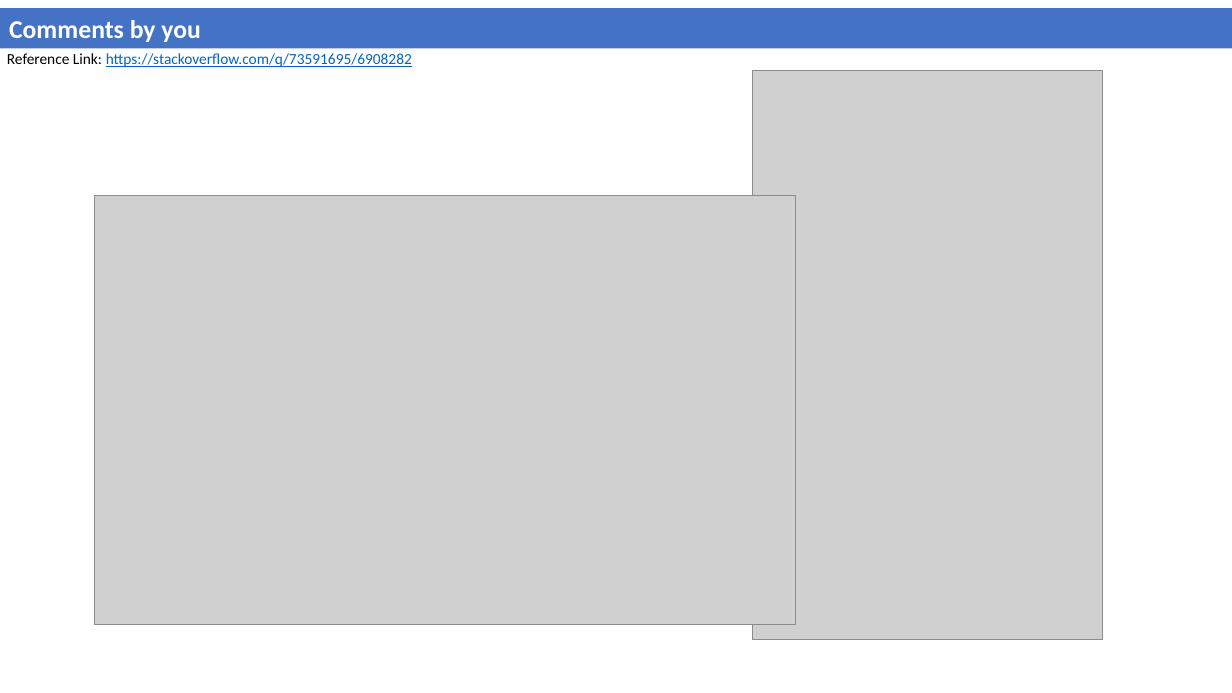
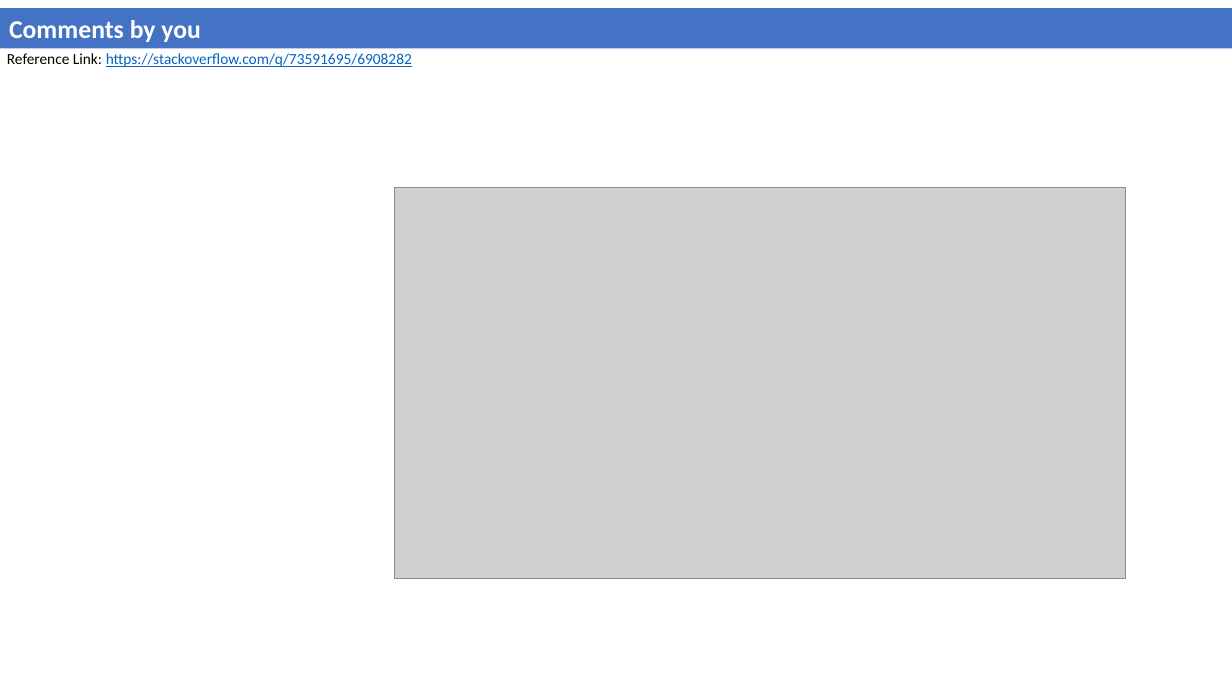
Before and after one commit to AnweshGangula/StackMeFirst, a slide deck: slide 3 of Assets/StackMeFirst Instructions.pptx. Drawn at 1232x693 pixels with LibreOffice and Linux fonts; fonts in the diff are those of the drawing; grey boxes stand for pictures. Boxes give left, top, right and bottom in pixels: in the first picture for what was removed or moved away, otherwise in the second. Text is boxed around its words. In the diff, an @@ line names an element or a change of style, - is before the commit and + after.

Commit message:
Added ppt with instructions screenshots

```diff
--- a/Assets/StackMeFirst Instructions.pptx
+++ b/Assets/StackMeFirst Instructions.pptx
@@ picture removed at [752, 71, 1103, 640] @@
@@ picture removed at [94, 195, 795, 625] @@
@@ picture added at [395, 188, 1126, 579] @@
```
Also in this commit, not shown: 4 other slides changed, 1 other file.
